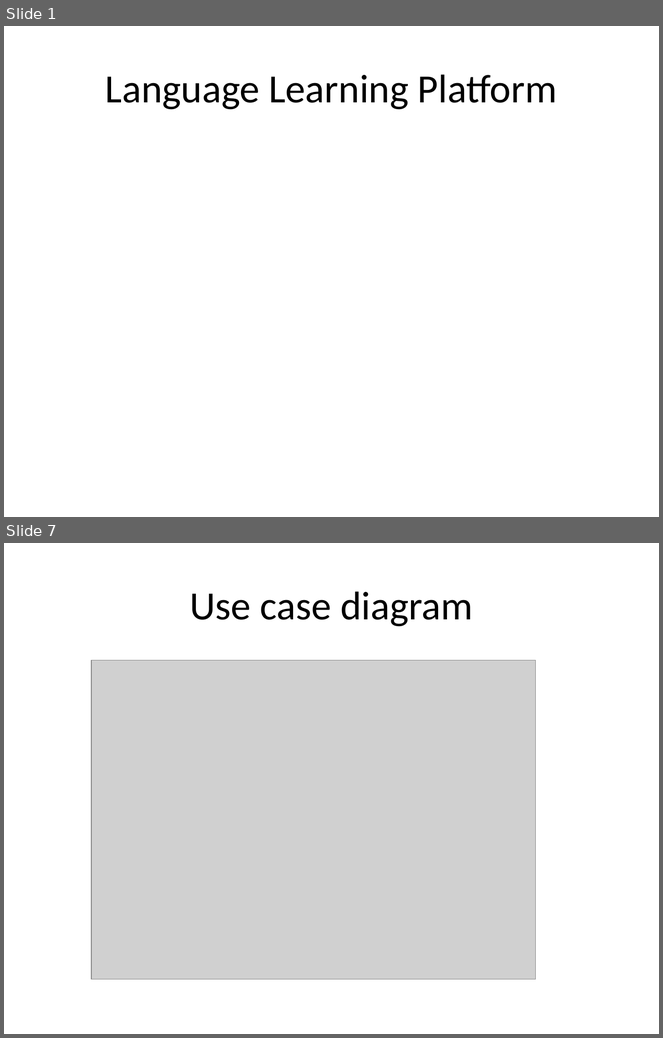
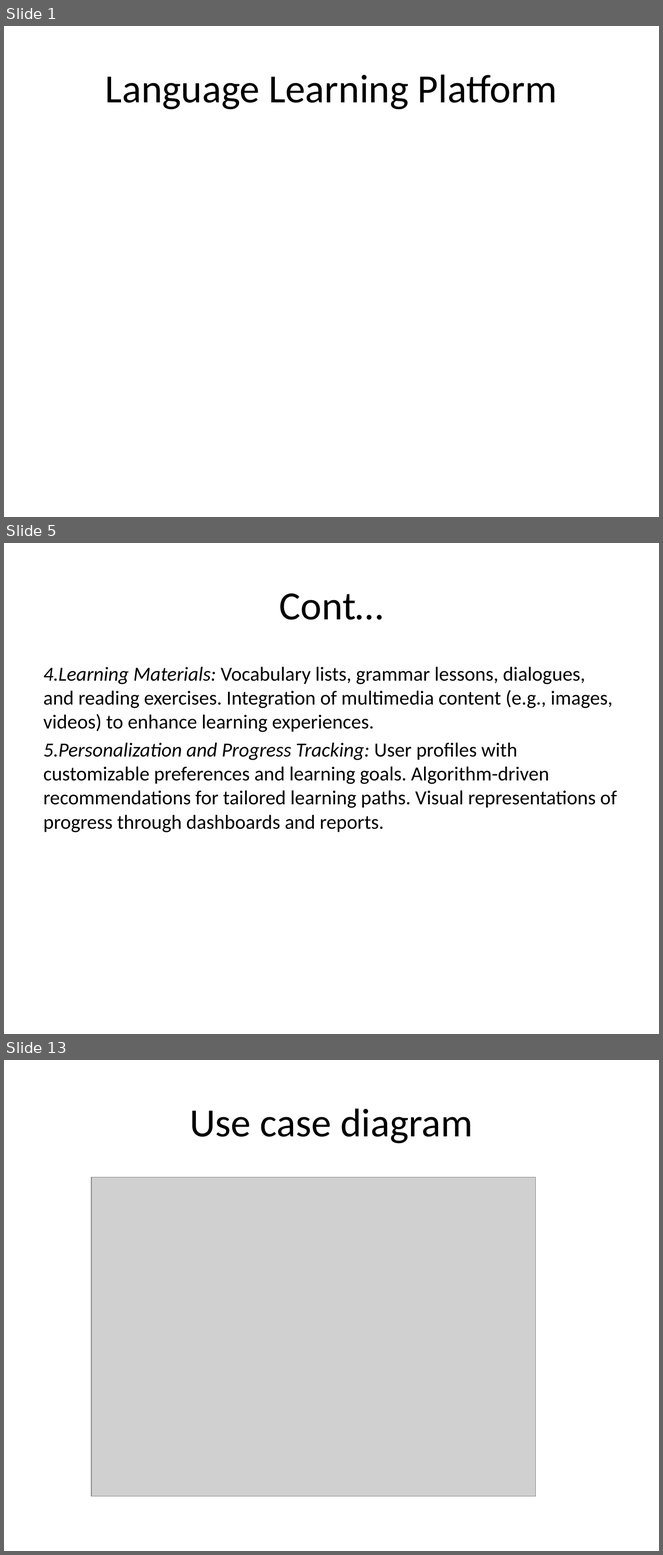
Before and after one commit to VictorMK22/PixelPioneers, a slide deck: Presentation1.pptx. Shown one above the other, each under a label of ours: slides 1 and 7 before the commit, slides 1, 5 and 13 after it; the slides between them are not shown. The pictures are 663x1038 and 663x1555 pixels, drawn with LibreOffice and Linux fonts; fonts in the diff are those of the drawing; grey boxes stand for pictures. Boxes give left, top, right and bottom in pixels: in the first picture for what was removed or moved away, otherwise in the second. Text is boxed around its words. In the diff, an @@ line names an element or a change of style, - is before the commit and + after.

```diff
--- a/Presentation1.pptx
+++ b/Presentation1.pptx
@@ slide 5 added at bbox=[4, 543, 659, 1034], background #FFFFFF @@
@@ title added at bbox=[280, 593, 384, 620], 44 pt, text #000000 @@
+Cont…
@@ text added at bbox=[44, 667, 617, 833], 22 pt, text #000000 @@
+4.Learning Materials: Vocabulary lists, grammar lessons, dialogues, and reading exercises. Integration of multimedia content (e.g., images, videos) to enhance learning experiences.
+5.Personalization and Progress Tracking: User profiles with customizable preferences and learning goals. Algorithm-driven recommendations for tailored learning paths. Visual representations of progress through dashboards and reports.
@@ what was slide 7 is now slide 13 @@
```
Also in this commit, not shown: 5 slides changed, 5 other slides added.
